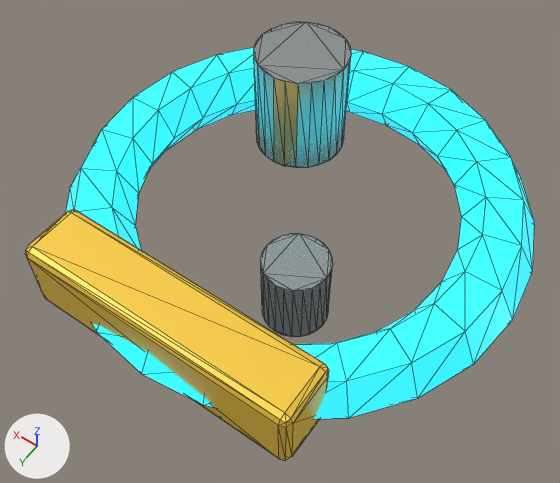
Two versions of the glTF model assets/models/items/item-wire/item-wire_variant_d.glb, one commit apart.
Camera for both pictures: a camera (50 mm lens) standing at (-0.355, 0.537, 1.047) and looking at (-0.003, 0.043, 0.271). The axes (+X, +Y, +Z) are drawn at lower left. The lights are the same throughout. The first picture is the older version. Mesh edges are drawn as thin lines. Objects named as collision shapes, trigger or cutter boxes, shadow casters or lower levels of detail are left out. Where no turn or scale is listed for an object, it has been applied to the vertices.

The first picture shows 'Coil end', 'Coil end.001', 'Coiled conductor', 'Variant modular rail'.
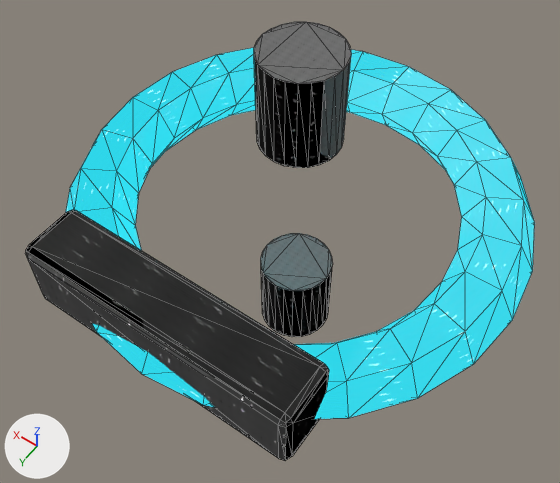
The newer file is also turned or shifted as a whole; pictures and numbers use the older file's frame.

Changed parts and their boxes (x1, y1, x2, y2) in the pictures (560 x 483 px):
'Coiled conductor', surface changed: (66, 48, 535, 419) in both
'Variant modular rail', surface changed (yellow to black): (25, 210, 329, 461) in both
'Coil end', surface changed (darker): (254, 22, 351, 168) in both
'Coil end.001', surface changed (darker): (261, 233, 332, 337) in both

What changed in the scene script:
```text
Add img_metal_roughness_001:
    img_metal_roughness_001 = load_image('metal_roughness.001', '_unpacked/metal_roughness.001', 256, 256, 'Non-Color')
Add img_metal_height:
    img_metal_height = load_image('metal_height', '_unpacked/metal_height', 256, 256, 'Non-Color')
Add img_metal_albedo:
    img_metal_albedo = load_image('metal_albedo', '_unpacked/metal_albedo', 256, 256, 'sRGB')
Add img_glass_albedo:
    img_glass_albedo = load_image('glass_albedo', '_unpacked/glass_albedo', 256, 256, 'sRGB')
Add img_glass_roughness:
    img_glass_roughness = load_image('glass_roughness', '_unpacked/glass_roughness', 256, 256, 'Non-Color')
Add img_glass_height:
    img_glass_height = load_image('glass_height', '_unpacked/glass_height', 256, 256, 'Non-Color')
Add img_metal_roughness:
    img_metal_roughness = load_image('metal_roughness', '_unpacked/metal_roughness', 256, 256, 'Non-Color')
Change mat_item_brushed_metal:
    remove # nodes: BsdfPrincipled, OutputMaterial
    remove # colours: light grey #b8bfbf
    nodes: BsdfPrincipled, Math, NormalMap, OutputMaterial, SeparateColor, TexImage x3
    uses the picture img_metal_albedo
    uses the picture img_metal_height
    uses the picture img_metal_roughness
Change mat_item_cyan_emission:
    remove # nodes: BsdfPrincipled, OutputMaterial
    remove # colours: cyan #27b8c8, cyan #2fd6e9
    nodes: BsdfPrincipled, Math, NormalMap, OutputMaterial, SeparateColor, TexImage x3
    colours: cyan #2fd6e9
    uses the picture img_glass_albedo
    uses the picture img_glass_height
    uses the picture img_glass_roughness
Change mat_item_safety_yellow:
    remove # nodes: BsdfPrincipled, OutputMaterial
    remove # colours: yellow #ffd345
    nodes: BsdfPrincipled, Math, NormalMap, OutputMaterial, SeparateColor, TexImage x3
    uses the picture img_metal_albedo
    uses the picture img_metal_height
    uses the picture img_metal_roughness_001
```
